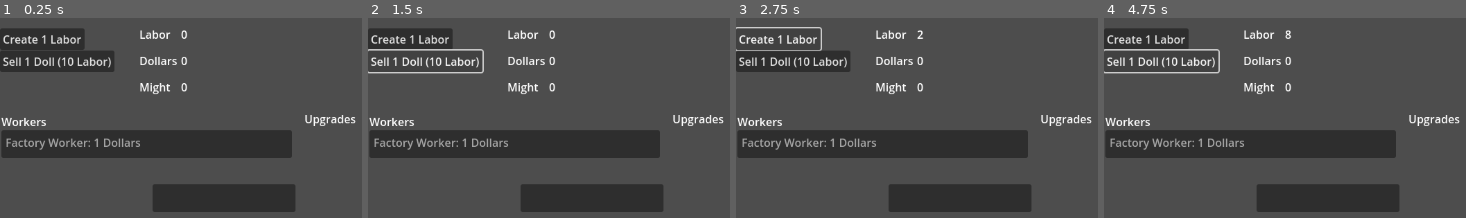
Above: before the commit, frames 1-4 (left to right).
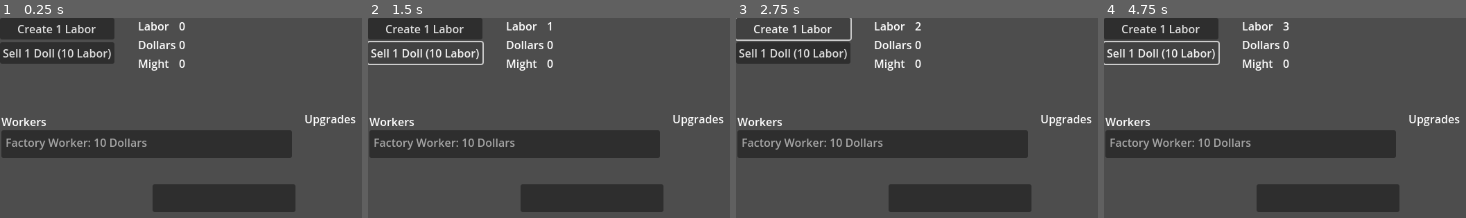
Above: after the commit, the same moments.

Repository: wfay42/corruption-clicker
Game: Godot game, scene res://gameplay.tscn
The game is run twice, just before and just after one commit, with the same random seed, the same clock (stepped at 60 frames per second) and the same inputs. The project has no main scene, so this scene is started directly.
Inputs:
- Up to frame 1 (0.25 s): no input
- Up to frame 2 (1.5 s): click "Create 1 Labor" at 0.5 s; click "Sell 1 Doll (10 Labor)" at 1.25 s
- Up to frame 3 (2.75 s): click "Create 1 Labor" at 2 s
- Up to frame 4 (4.75 s): click "Sell 1 Doll (10 Labor)" at 2.75 s; click "Create 1 Labor" at 3.5 s; click "Sell 1 Doll (10 Labor)" at 4.25 s

The runs differ from the first frame. In frame 1, 7.2% of the frame differs, in the area x 0-52%, y 0-65%; in frame 2, 6.4%; in frame 3, 5.7%; in frame 4, 6.5%.

Commit message:
Refactor UI to use GridContainers

Diff:
--- a/datamodel/WorkerUpgradeDict.gd
+++ b/datamodel/WorkerUpgradeDict.gd
@@ -4,6 +4,6 @@
 	var ud = UpgradeDict.new()
 	ud.add("Factory Worker",
 		"Someone to help you work the factory.",
-		[Cost.new(1, CurrencyTracker.DOLLAR)],
+		[Cost.new(10, CurrencyTracker.DOLLAR)],
 		CurrencyRate.new(1.0, 0.0))
 	return ud
--- a/gameplay.tscn
+++ b/gameplay.tscn
@@ -9,56 +9,55 @@
 
 [node name="Gameplay" type="Node2D"]
 
-[node name="currency_parent" type="Node2D" parent="."]
-position = Vector2(194, 0)
+[node name="_hidden_value_controller" type="Node2D" parent="."]
+script = ExtResource("1_n4psk")
 
-[node name="labor_label" type="Label" parent="currency_parent"]
-offset_left = 7.0
-offset_top = 12.0
-offset_right = 52.0
-offset_bottom = 35.0
+[node name="button_grid" type="GridContainer" parent="."]
+offset_right = 165.0
+offset_bottom = 66.0
+
+[node name="labor_button" type="Button" parent="button_grid"]
+layout_mode = 2
+text = "Create 1 Labor"
+script = ExtResource("1_ej4tk")
+
+[node name="dollar_button" type="Button" parent="button_grid"]
+layout_mode = 2
+text = "Sell 1 Doll (10 Labor)"
+script = ExtResource("1_ej4tk")
+
+[node name="currency_grid" type="GridContainer" parent="."]
+offset_left = 198.5
+offset_right = 267.5
+offset_bottom = 77.0
+columns = 2
+
+[node name="labor_label" type="Label" parent="currency_grid"]
+layout_mode = 2
 text = "Labor"
 
-[node name="labor_value_label" type="Label" parent="currency_parent/labor_label"]
-layout_mode = 0
-offset_left = 60.0
-offset_right = 100.0
-offset_bottom = 23.0
+[node name="labor_value_label" type="Label" parent="currency_grid"]
+layout_mode = 2
 text = "0"
 script = ExtResource("2_oe8ih")
 
-[node name="dollar_label" type="Label" parent="currency_parent"]
-offset_left = 7.0
-offset_top = 50.0
-offset_right = 62.0
-offset_bottom = 73.0
+[node name="dollar_label" type="Label" parent="currency_grid"]
+layout_mode = 2
 text = "Dollars"
 
-[node name="dollar_value_label" type="Label" parent="currency_parent/dollar_label"]
-layout_mode = 0
-offset_left = 60.0
-offset_right = 100.0
-offset_bottom = 23.0
+[node name="dollar_value_label" type="Label" parent="currency_grid"]
+layout_mode = 2
 text = "0"
 script = ExtResource("2_cbffv")
 
-[node name="might_label" type="Label" parent="currency_parent"]
-offset_left = 7.0
-offset_top = 88.0
-offset_right = 62.0
-offset_bottom = 111.0
+[node name="might_label" type="Label" parent="currency_grid"]
+layout_mode = 2
 text = "Might"
 
-[node name="might_value_label" type="Label" parent="currency_parent/might_label"]
-layout_mode = 0
-offset_left = 60.0
-offset_right = 100.0
-offset_bottom = 23.0
+[node name="might_value_label" type="Label" parent="currency_grid"]
+layout_mode = 2
 text = "0"
 script = ExtResource("2_oe8ih")
-
-[node name="_hidden_value_controller" type="Node2D" parent="."]
-script = ExtResource("1_n4psk")
 
 [node name="Sprite2D" type="Sprite2D" parent="."]
 position = Vector2(601, 0)
@@ -102,25 +101,9 @@
 offset_bottom = 64.0
 script = ExtResource("5_smepj")
 
-[node name="button_parent" type="Node2D" parent="."]
-
-[node name="labor_button" type="Button" parent="button_parent"]
-offset_top = 15.0
-offset_right = 122.0
-offset_bottom = 46.0
-text = "Create 1 Labor"
-script = ExtResource("1_ej4tk")
-
-[node name="dollar_button" type="Button" parent="button_parent"]
-offset_top = 47.0
-offset_right = 165.0
-offset_bottom = 78.0
-text = "Sell 1 Doll (10 Labor)"
-script = ExtResource("1_ej4tk")
-
-[connection signal="corruption_changed" from="_hidden_value_controller" to="currency_parent/labor_label/labor_value_label" method="_on__hidden_value_controller_corruption_changed"]
+[connection signal="corruption_changed" from="_hidden_value_controller" to="currency_grid/labor_value_label" method="_on__hidden_value_controller_corruption_changed"]
 [connection signal="corruption_changed" from="_hidden_value_controller" to="Upgrades Label/upgrades" method="_on__hidden_value_controller_corruption_changed"]
-[connection signal="dollars_changed" from="_hidden_value_controller" to="currency_parent/dollar_label/dollar_value_label" method="_on__hidden_value_controller_dollars_changed"]
+[connection signal="dollars_changed" from="_hidden_value_controller" to="currency_grid/dollar_value_label" method="_on__hidden_value_controller_dollars_changed"]
+[connection signal="pressed" from="button_grid/labor_button" to="_hidden_value_controller" method="_on_labor_button_pressed"]
+[connection signal="pressed" from="button_grid/dollar_button" to="_hidden_value_controller" method="_on_dollar_button_pressed"]
 [connection signal="item_activated" from="Upgrades Label/upgrades" to="Upgrades Label/upgrades" method="_on_item_activated"]
-[connection signal="pressed" from="button_parent/labor_button" to="_hidden_value_controller" method="_on_labor_button_pressed"]
-[connection signal="pressed" from="button_parent/dollar_button" to="_hidden_value_controller" method="_on_dollar_button_pressed"]
--- a/gameplay/_hidden_value_controller.gd
+++ b/gameplay/_hidden_value_controller.gd
@@ -31,9 +31,11 @@
 	emit_signal(DOLLARS_CHANGED_NAME, _currency_tracker.get_dollars())
 
 func _on_labor_button_pressed() -> void:
-	# TODO: actually want this button to increment by 1, not update the rate,
+	# actually want this button to increment by 1, not update the rate,
 	# but I did this to make sure the currencytracker was working
-	_currency_tracker.get_labor_rate().add_to_base(1)
+	#_currency_tracker.get_labor_rate().add_to_base(1)
+
+	_currency_tracker.add_labor(1)
 
 	# NOTE: we do not emit the CORRUPTION_CHANGED_NAME signal here because it
 	# gets emitted after every _process call
